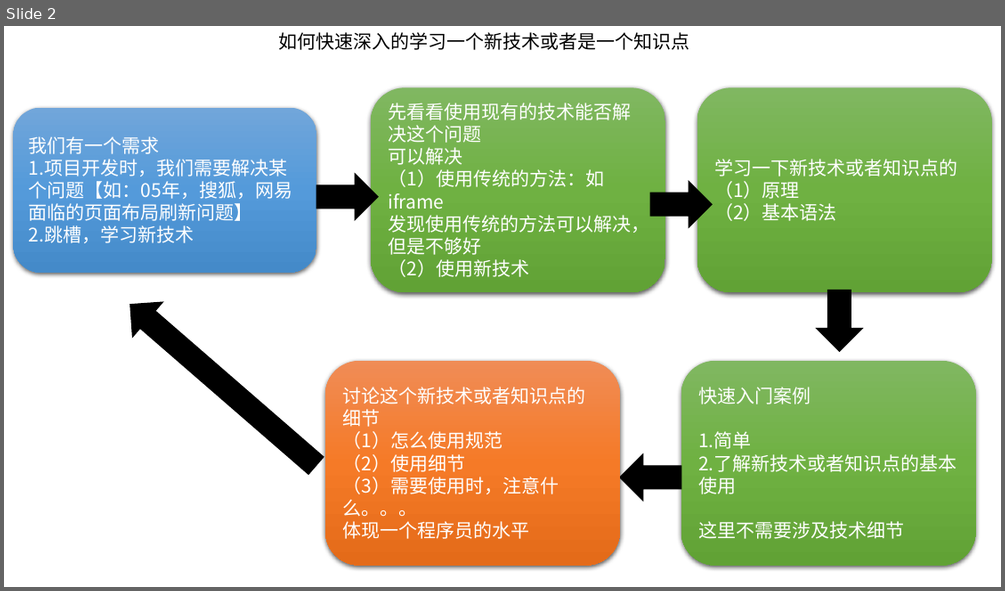
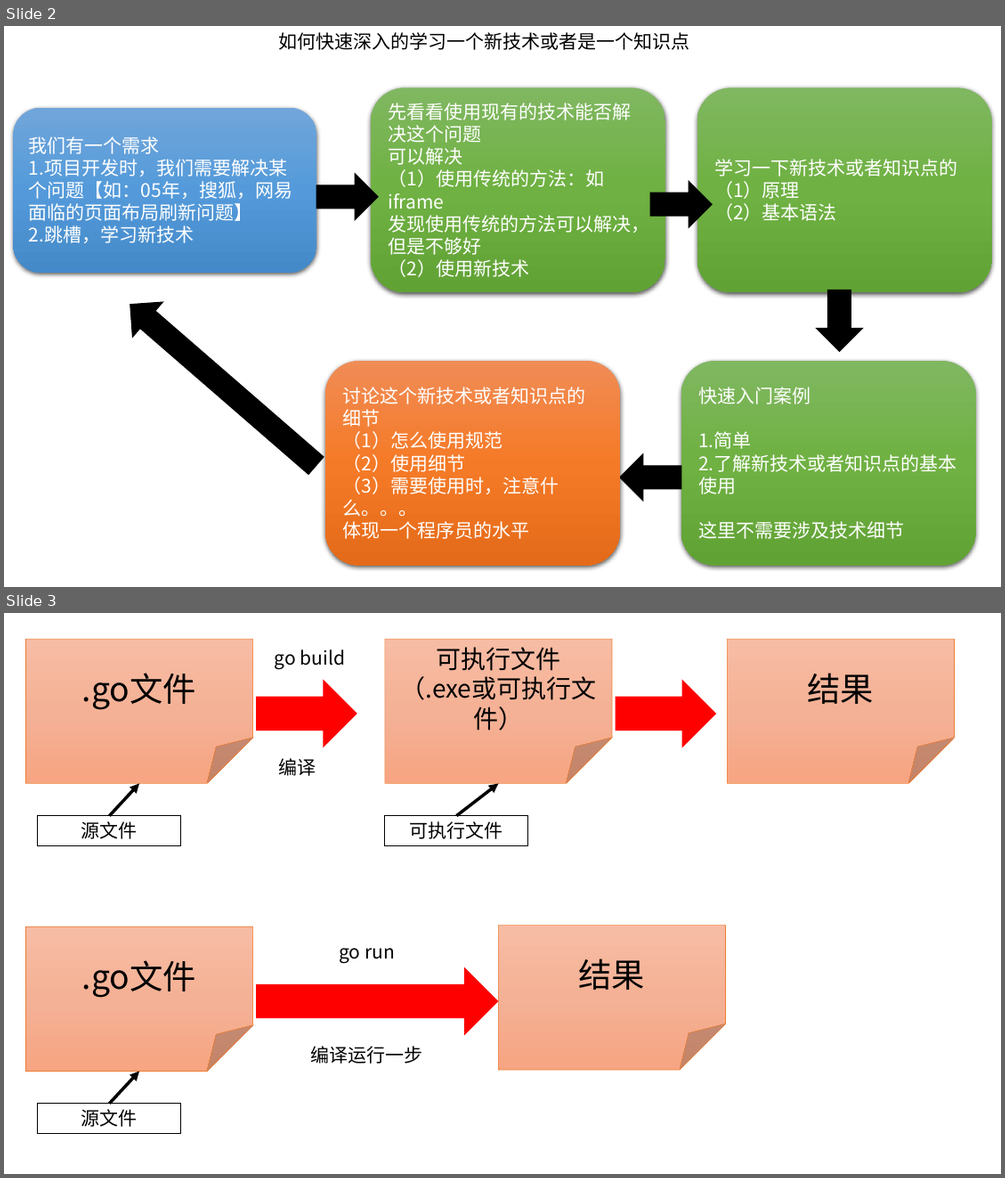
Before and after one commit to LYTXJY/Blockchain-exploration-and-learning, a slide deck: Refernece/reference_book_picture.pptx. Shown one above the other, each under a label of ours: slide 2 before the commit, slides 2 and 3 after it. The pictures are 1005x591 and 1005x1178 pixels, drawn with LibreOffice and Linux fonts; fonts in the diff are those of the drawing. Boxes give left, top, right and bottom in pixels: in the first picture for what was removed or moved away, otherwise in the second. Text is boxed around its words. In the diff, an @@ line names an element or a change of style, - is before the commit and + after.

```diff
--- a/Refernece/reference_book_picture.pptx
+++ b/Refernece/reference_book_picture.pptx
@@ slide 3 added at box(4, 613, 1001, 1174), background #FFFFFF @@
@@ folded corner added at box(25, 639, 253, 784), fill gradient #F7BDA5 to #F5B196 to #F8A582, outline #ED7D31 0.5 pt, 32 pt, text #000000 @@
+.go文件
@@ folded corner added at box(385, 639, 612, 784), fill gradient #F7BDA5 to #F5B196 to #F8A582, outline #ED7D31 0.5 pt, 24 pt, text #000000 @@
+可执行文件
+（.exe或可执行文件）
@@ folded corner added at box(727, 639, 955, 784), fill gradient #F7BDA5 to #F5B196 to #F8A582, outline #ED7D31 0.5 pt, 32 pt, text #000000 @@
+结果
@@ text added at box(275, 649, 345, 669), 18 pt, text #000000 @@
+go build
@@ right arrow added at box(256, 680, 357, 748), fill #FF0000 @@
@@ right arrow added at box(615, 680, 716, 748), fill #FF0000 @@
@@ text added at box(279, 758, 316, 776), 18 pt, text #000000 @@
+编译
@@ arrow added from (109, 816) to (139, 784), #000000 3 pt @@
@@ arrow added from (456, 816) to (498, 784), #000000 3 pt @@
@@ rectangle added at box(38, 816, 181, 845), outline #000000 0.75 pt, 18 pt, text #000000 @@
+源文件
@@ rectangle added at box(385, 816, 528, 845), outline #000000 0.75 pt, 18 pt, text #000000 @@
+可执行文件
@@ folded corner added at box(25, 926, 253, 1070), fill gradient #F7BDA5 to #F5B196 to #F8A582, outline #ED7D31 0.5 pt, 32 pt, text #000000 @@
+.go文件
@@ folded corner added at box(498, 925, 726, 1070), fill gradient #F7BDA5 to #F5B196 to #F8A582, outline #ED7D31 0.5 pt, 32 pt, text #000000 @@
+结果
@@ text added at box(339, 948, 395, 963), 18 pt, text #000000 @@
+go run
@@ right arrow added at box(256, 966, 498, 1036), fill #FF0000 @@
@@ text added at box(311, 1046, 423, 1063), 18 pt, text #000000 @@
+编译运行一步
@@ arrow added from (109, 1103) to (139, 1071), #000000 3 pt @@
@@ rectangle added at box(38, 1103, 181, 1134), outline #000000 0.75 pt, 18 pt, text #000000 @@
+源文件
```
Also in this commit, not shown: 2 other slides added, 5 other files.
